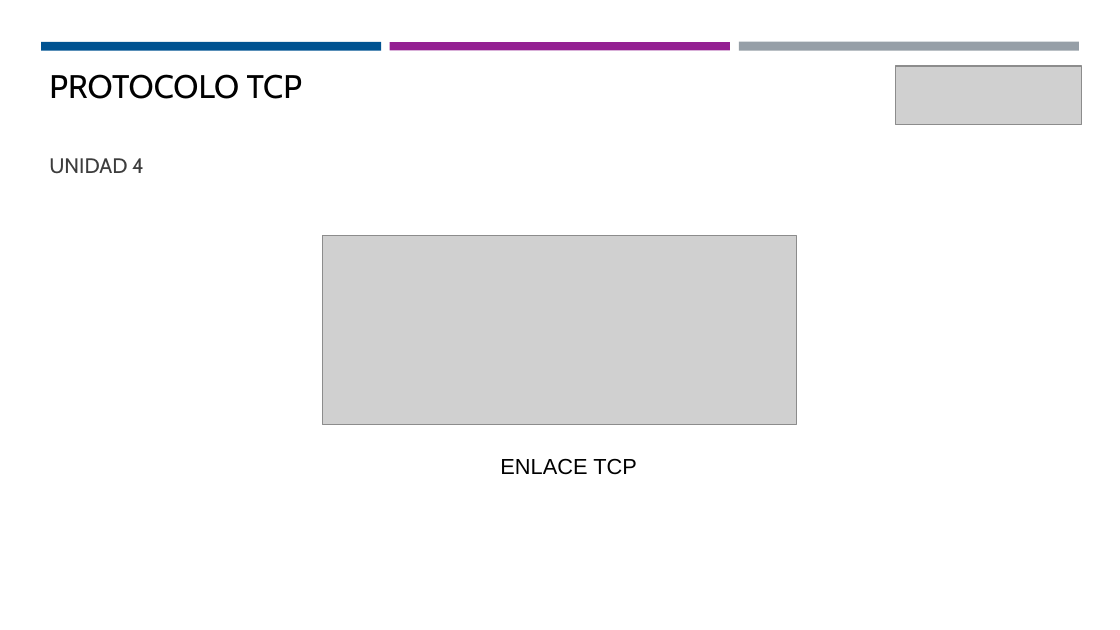
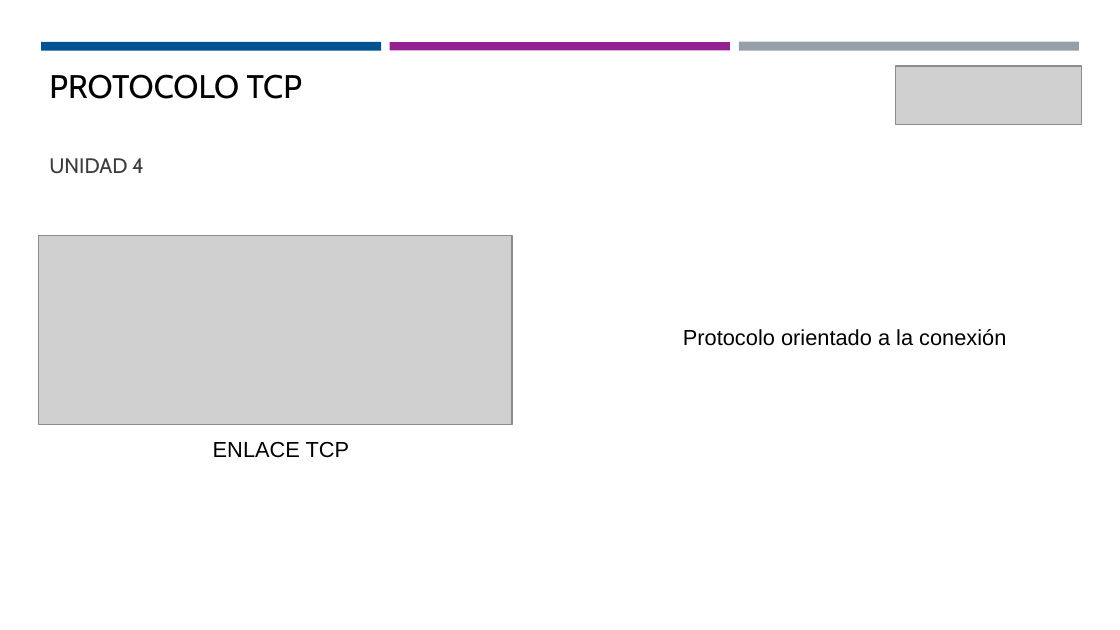
Before and after one commit to Domiciano/EcoApp201, a slide deck: slide 14 of Programa.pptx. Drawn at 1120x630 pixels with LibreOffice and Linux fonts; fonts in the diff are those of the drawing; grey boxes stand for pictures. Boxes give left, top, right and bottom in pixels: in the first picture for what was removed or moved away, otherwise in the second. Text is boxed around its words. In the diff, an @@ line names an element or a change of style, - is before the commit and + after.

```diff
--- a/Programa.pptx
+++ b/Programa.pptx
@@ picture moved from (x1=323, y1=235, x2=796, y2=424) to (x1=38, y1=235, x2=512, y2=424) @@
@@ text added at (x1=683, y1=329, x2=1006, y2=346), 14 pt, text #000000 @@
+Protocolo orientado a la conexión
@@ text "ENLACE TCP" moved from (x1=500, y1=458, x2=637, y2=475) to (x1=213, y1=441, x2=350, y2=458) @@
```
Also in this commit, not shown: 4 other slides changed, 1 other file.
